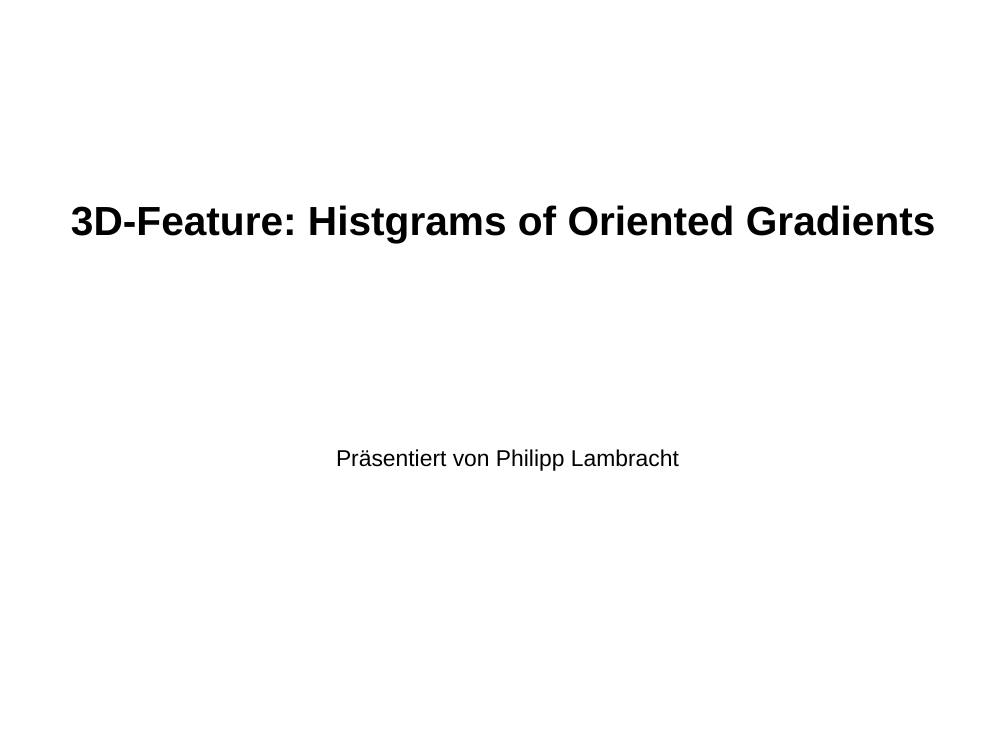
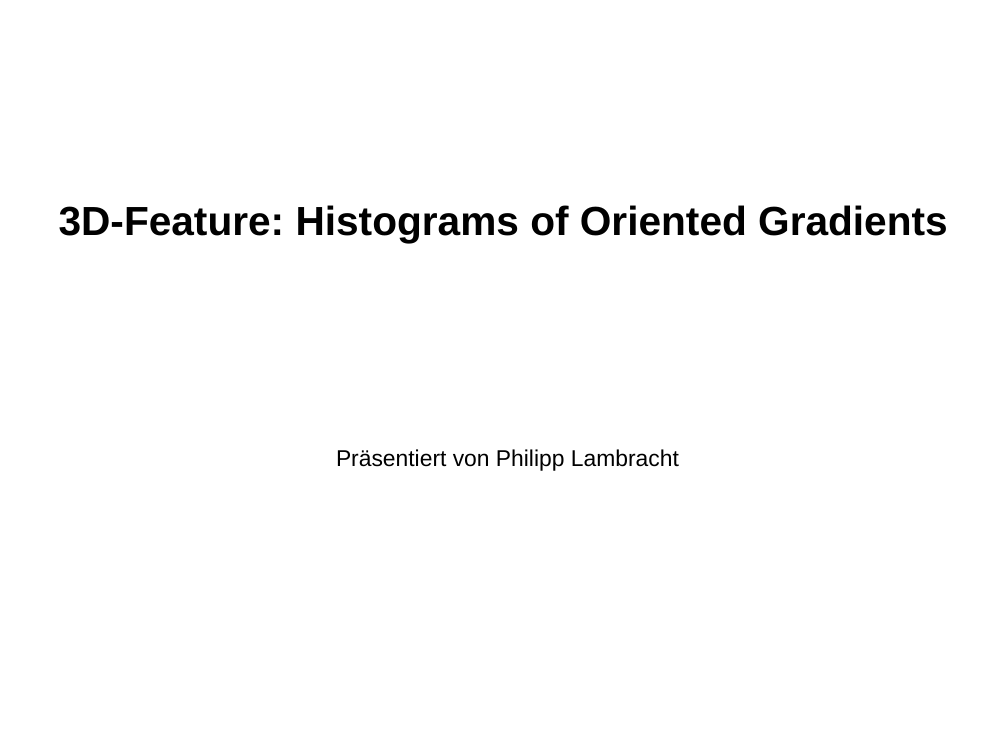
Before and after one commit to PhilippLambracht/prosem_mse, a slide deck: slide 1 of slides/slides.odp. Drawn at 1008x756 pixels with LibreOffice and Linux fonts; fonts in the diff are those of the drawing. Boxes give left, top, right and bottom in pixels: in the first picture for what was removed or moved away, otherwise in the second. Text is boxed around its words. In the diff, an @@ line names an element or a change of style, - is before the commit and + after.

```diff
--- a/slides/slides.odp
+++ b/slides/slides.odp
@@ subtitle at (59, 205, 948, 243): text changed @@
-3D-Feature: Histgrams of Oriented Gradients
+3D-Feature: Histograms of Oriented Gradients
```
Also in this commit, not shown: 4 other slides changed, 1 slide added, 3 other files.
